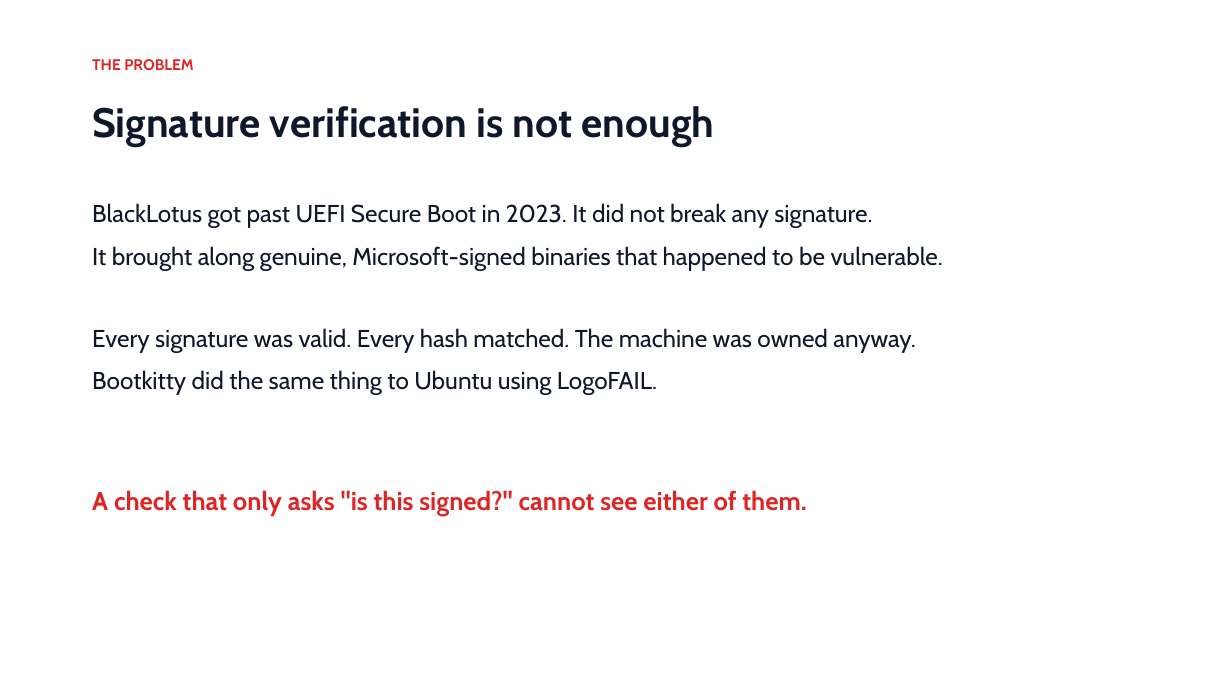
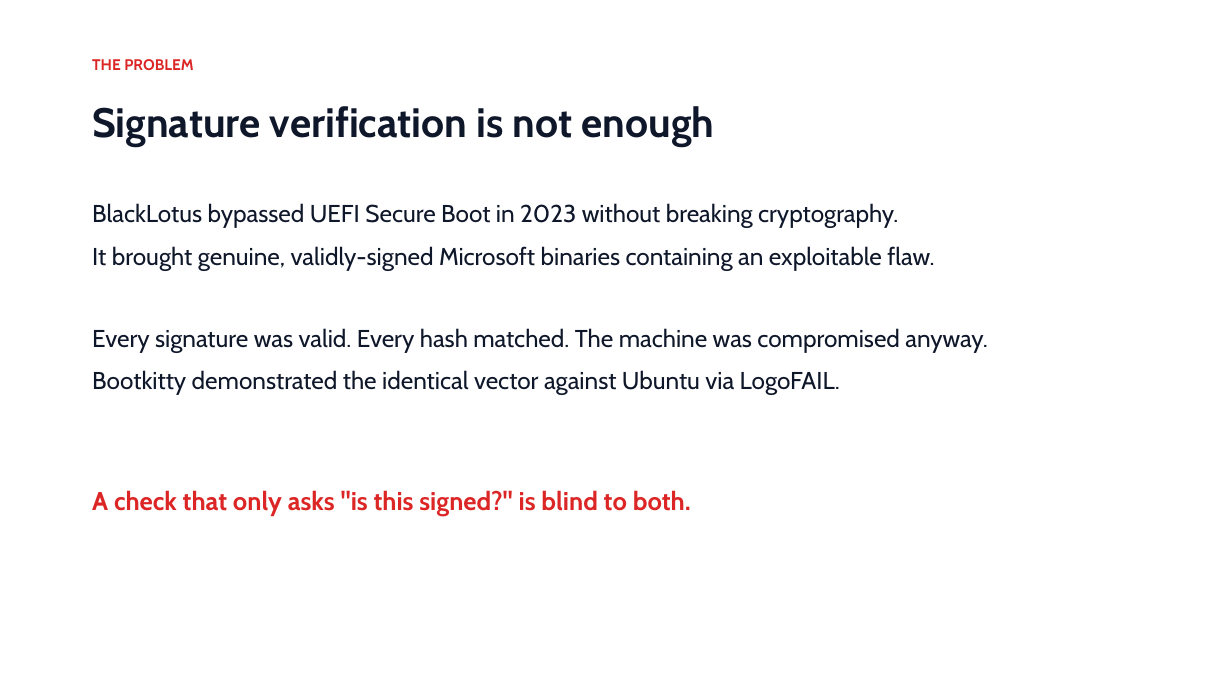
Before and after one commit to basithladdu/prahari, a slide deck: slide 2 of docs/PRAHARI.pptx. Drawn at 1232x693 pixels with LibreOffice and Linux fonts; fonts in the diff are those of the drawing. Boxes give left, top, right and bottom in pixels: in the first picture for what was removed or moved away, otherwise in the second. Text is boxed around its words. In the diff, an @@ line names an element or a change of style, - is before the commit and + after.

```diff
--- a/docs/PRAHARI.pptx
+++ b/docs/PRAHARI.pptx
@@ text at [92, 203, 987, 395]: text changed @@
-BlackLotus got past UEFI Secure Boot in 2023. It did not break any signature.
-It brought along genuine, Microsoft-signed binaries that happened to be vulnerable.
-Every signature was valid. Every hash matched. The machine was owned anyway.
-Bootkitty did the same thing to Ubuntu using LogoFAIL.
+BlackLotus bypassed UEFI Secure Boot in 2023 without breaking cryptography.
+It brought genuine, validly-signed Microsoft binaries containing an exploitable flaw.
+Every signature was valid. Every hash matched. The machine was compromised anyway.
+Bootkitty demonstrated the identical vector against Ubuntu via LogoFAIL.
@@ text at [92, 490, 691, 516]: text changed @@
-A check that only asks "is this signed?" cannot see either of them.
+A check that only asks "is this signed?" is blind to both.
```
Also in this commit, not shown: 6 other slides changed.
